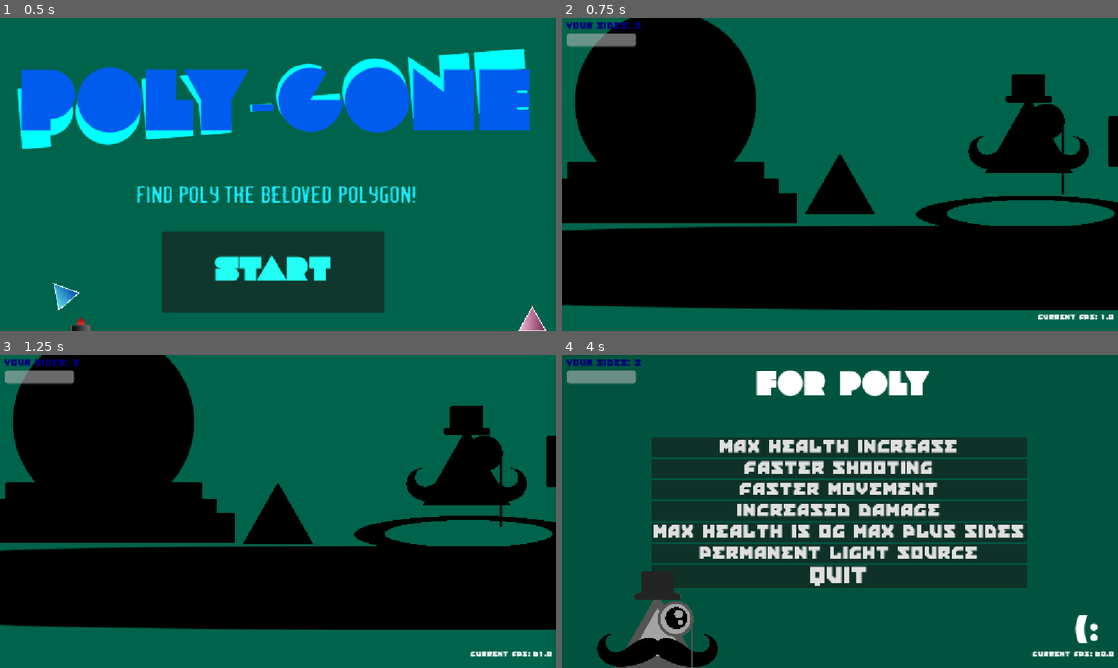
Above: before the commit, frames 1-4 (two rows, left to right).
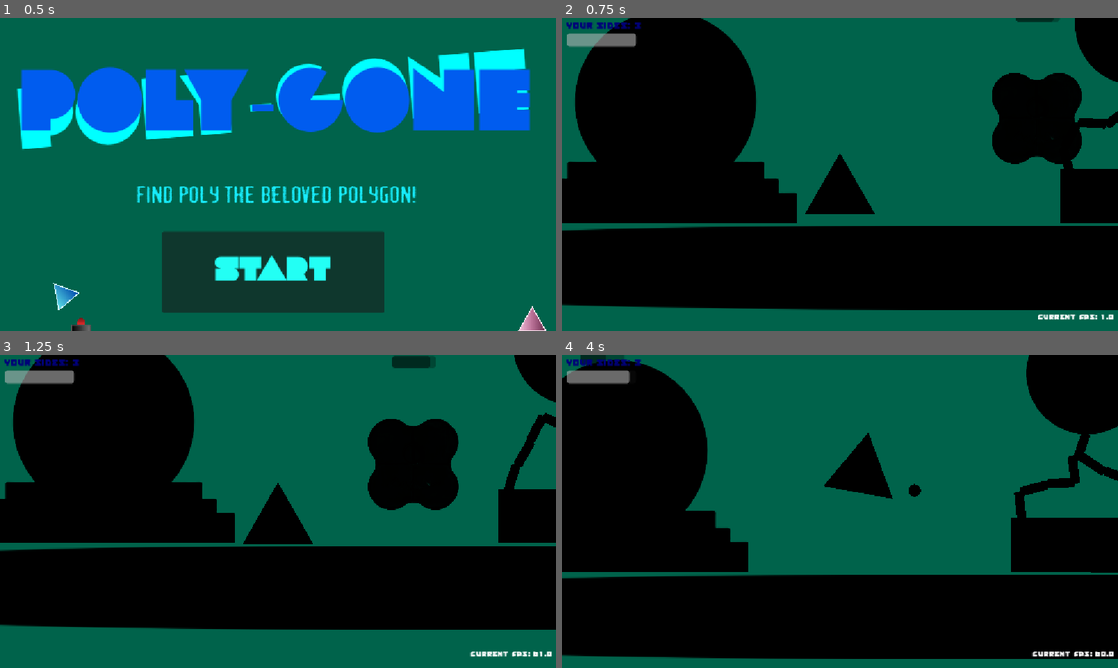
Above: after the commit, the same moments.

Repository: Eldragon126/Shapes
Game: Godot game, scene res://nodes/level_rooms/title_screen.tscn
The game is run twice, just before and just after one commit, with the same random seed, the same clock (stepped at 60 frames per second) and the same inputs. The engine's default icon, where the game draws it, is replaced by a stand-in: a white triangle on a blue panel in a dark square. Sound files missing from this copy of the repository are replaced by a short silence.
Inputs (mouse positions are in pixels of both pictures, inside the frame that each line leads up to):
- Up to frame 1 (0.5 s): no input
- Up to frame 2 (0.75 s): click "Start" at 0.5 s
- Up to frame 3 (1.25 s): no input
- Up to frame 4 (4 s): move the mouse to (962, 495) at 1.27 s; hold Space (jump) 1.28-2.03 s; hold Right (ui_right) 1.28-2.78 s; click (962, 495) at 1.35 s; tap E (interact_button) at 2 s; move the mouse to (728, 527) at 2.02 s; tap Space (jump) at 2.1, 2.27, 2.57, 3.77 s; click (728, 527) at 2.3 s; move the mouse to (840, 530) at 2.77 s; hold Left (ui_left) 2.78-3.53 s; hold Space (jump) 2.78-3.53 s; tap Shift (ability_activate) at 2.85 s; click (840, 530) at 2.92 s; move the mouse to (812, 574) at 3.52 s; hold Right (ui_right) from 3.53 s (still down); click (812, 574) at 3.6 s

Frame 1 is identical in both runs. In frame 2, 6.7% of the frame differs, in the area x 63-100%, y 0-67%; in frame 3, 9.7%; in frame 4, 75%, in the area x 0-100%, y 0-100%.

Commit message:
Various updates

Diff:
--- a/assets/Player/RopeMechanics/ray_cast_2d.gd
+++ b/assets/Player/RopeMechanics/ray_cast_2d.gd
@@ -1,5 +1,5 @@
 extends RayCast2D
-
+#COLLISION MASK TO RAYCAST IS 7, MEANING ANYTHIGN THAT YOU WANT IT TO ATTACH TO MUST HAVE A COLLISION MASK OF 7
 func _draw() -> void:
 	if not is_colliding(): return
 	draw_circle(to_local(get_collision_point()), 8 * float(not Input.is_mouse_button_pressed(MOUSE_BUTTON_LEFT)), Color(0.824, 0.824, 0.824, 1.0))
--- a/assets/Player/RopeMechanics/rope_visual.gd
+++ b/assets/Player/RopeMechanics/rope_visual.gd
@@ -19,7 +19,7 @@
 	cs.shape = circle
 	add_child(rb)
 	rb.add_child(cs)
-	rb.mass = .1
+	rb.mass = .5
 	rb.collision_layer = 0
 	rb.collision_mask = 0
 	rb.global_position = pos
--- a/nodes/debug_scene.tscn
+++ b/nodes/debug_scene.tscn
@@ -5,10 +5,10 @@
 [ext_resource type="Texture2D" uid="uid://js4tpq8uy8bp" path="res://icon.svg" id="2_137k3"]
 [ext_resource type="PackedScene" uid="uid://hfedesmkpl6q" path="res://nodes/player.tscn" id="3_137k3"]
 [ext_resource type="PackedScene" uid="uid://cut8uhqnbh0o4" path="res://nodes/physical_shop.tscn" id="4_wpvxr"]
-[ext_resource type="PackedScene" uid="uid://dtkld6sdexyiu" path="res://nodes/enemy_triangle.tscn" id="6_d13pl"]
 [ext_resource type="PackedScene" uid="uid://c6dyik6epnkt0" path="res://nodes/ballon_transition.tscn" id="7_iqdfs"]
 [ext_resource type="AudioStream" uid="uid://douojtt6kiabb" path="res://assets/Chill Background (Name Later).mp3" id="8_d13pl"]
 [ext_resource type="PackedScene" uid="uid://du1ic7ks3t51o" path="res://nodes/balloon_small.tscn" id="9_3jfbe"]
+[ext_resource type="PackedScene" uid="uid://b0ettsk5nqf7c" path="res://nodes/Enemies/enemy_5.tscn" id="9_bse77"]
 
 [sub_resource type="RectangleShape2D" id="RectangleShape2D_wkvbf"]
 size = Vector2(7464, 119)
@@ -84,10 +84,7 @@
 position = Vector2(1198, -121)
 
 [node name="PhysicalShop" parent="." instance=ExtResource("4_wpvxr")]
-position = Vector2(1589, -206)
-
-[node name="enemy_triangle" parent="." instance=ExtResource("6_d13pl")]
-position = Vector2(2340, -142)
+position = Vector2(4985, -362)
 
 [node name="ballon_transition" parent="." instance=ExtResource("7_iqdfs")]
 position = Vector2(51, -52)
@@ -99,7 +96,7 @@
 autoplay = true
 
 [node name="BalloonSmall" parent="." instance=ExtResource("9_3jfbe")]
-position = Vector2(2739, -181)
+position = Vector2(1811, -126)
 
 [node name="DirectionalLight2D" type="DirectionalLight2D" parent="."]
 position = Vector2(31, 723)
@@ -120,9 +117,12 @@
 texture = ExtResource("2_137k3")
 
 [node name="StaticBody2D" type="StaticBody2D" parent="."]
-collision_layer = 3
-collision_mask = 3
+collision_layer = 64
+collision_mask = 64
 
 [node name="CollisionShape2D" type="CollisionShape2D" parent="StaticBody2D"]
 position = Vector2(3426, -823)
 shape = SubResource("RectangleShape2D_3jfbe")
+
+[node name="Enemy5" parent="." instance=ExtResource("9_bse77")]
+position = Vector2(1615, -193)
--- a/nodes/enemy_triangle.tscn
+++ b/nodes/enemy_triangle.tscn
@@ -1,7 +1,7 @@
 [gd_scene load_steps=6 format=3 uid="uid://dtkld6sdexyiu"]
 
-[ext_resource type="Texture2D" uid="uid://js4tpq8uy8bp" path="res://icon.svg" id="1_8ehgg"]
 [ext_resource type="Script" uid="uid://b3l7ql71h3v5b" path="res://scripts/enemy_triangle.gd" id="1_xykmb"]
+[ext_resource type="Texture2D" uid="uid://duy6u3fqoj11l" path="res://assets/TriangleEnemy.png" id="2_c32mt"]
 [ext_resource type="Script" uid="uid://cv0kocsb7np4x" path="res://scripts/hurtbox.gd" id="3_15rya"]
 [ext_resource type="Script" uid="uid://dmc7bossv8q17" path="res://scripts/Health.gd" id="4_c32mt"]
 [ext_resource type="Script" uid="uid://bdy16u4km4bt6" path="res://scripts/hitbox.gd" id="5_c32mt"]
@@ -13,7 +13,8 @@
 script = ExtResource("1_xykmb")
 
 [node name="Sprite2D" type="Sprite2D" parent="."]
-texture = ExtResource("1_8ehgg")
+scale = Vector2(0.35, 0.35)
+texture = ExtResource("2_c32mt")
 
 [node name="CollisionShape2D" type="CollisionPolygon2D" parent="."]
 polygon = PackedVector2Array(-65, 63, 0, -64, 63, 63)
@@ -56,7 +57,7 @@
 metadata/_custom_type_script = "uid://bdy16u4km4bt6"
 
 [node name="CollisionShape2D" type="CollisionPolygon2D" parent="HitBox"]
-polygon = PackedVector2Array(-65, 63, 0, -64, 63, 63)
+polygon = PackedVector2Array(-77, 67, 0, -65, 76, 67)
 
 [connection signal="body_entered" from="collision_detection" to="." method="_on_collision_detection_body_entered"]
 [connection signal="health_depleted" from="Health" to="." method="_on_health_health_depleted"]
--- a/nodes/level_rooms/debug_scene.tscn
+++ b/nodes/level_rooms/debug_scene.tscn
@@ -82,7 +82,7 @@
 position = Vector2(1198, -121)
 
 [node name="PhysicalShop" parent="." instance=ExtResource("4_wpvxr")]
-position = Vector2(1589, -206)
+position = Vector2(9156, -299)
 
 [node name="enemy_triangle" parent="." instance=ExtResource("6_d13pl")]
 position = Vector2(2340, -142)
--- a/nodes/player.tscn
+++ b/nodes/player.tscn
@@ -66,10 +66,6 @@
 [sub_resource type="CircleShape2D" id="CircleShape2D_k5sjp"]
 radius = 8.5440035
 
-[sub_resource type="ParticleProcessMaterial" id="ParticleProcessMaterial_ea43s"]
-particle_flag_disable_z = true
-gravity = Vector3(0, 0, 0)
-
 [node name="player" type="CharacterBody2D" groups=["Player"]]
 z_index = 3
 collision_mask = 18
@@ -184,6 +180,7 @@
 
 [node name="RayCast2D" type="RayCast2D" parent="."]
 target_position = Vector2(574, 1)
+collision_mask = 64
 script = ExtResource("11_5m3aa")
 
 [node name="ReleaseTimer" type="Timer" parent="."]
@@ -207,11 +204,6 @@
 shape = SubResource("CircleShape2D_k5sjp")
 one_way_collision = true
 
-[node name="GPUParticles2D" type="GPUParticles2D" parent="."]
-visible = false
-amount = 50
-process_material = SubResource("ParticleProcessMaterial_ea43s")
-
 [node name="RopeVisual" type="Node" parent="." node_paths=PackedStringArray("player")]
 script = ExtResource("12_gggum")
 player = NodePath("..")
--- a/project.godot
+++ b/project.godot
@@ -123,6 +123,7 @@
 2d_physics/layer_1="Player"
 2d_physics/layer_2="Map Walls"
 2d_physics/layer_3="Projectiles"
+2d_physics/layer_7="WEBATTACHER"
 2d_physics/layer_8="interactibales"
 
 [rendering]
--- a/scripts/hurtbox.gd
+++ b/scripts/hurtbox.gd
@@ -4,10 +4,12 @@
 @export var sound: AudioStreamPlayer = null
 @export var immortality_time = 1
 signal recieved_damage(damage: int)
+var overlapping_hitboxes: Array[HitBox] = []
 
 @export var health: Health
 func _ready():
 	connect("area_entered", _on_area_entered)
+	connect("area_exited", _on_area_exited)
 
 func _on_area_entered(hitbox: HitBox) -> void:
 	if hitbox != null:
@@ -26,7 +28,8 @@
 		print("This thing doesn't have a hitbox or is currently immortal.")
 		print("The immortality for this object is, " + str(health.get_immortality()))
 
-
+func _on_area_exited(hitbox: HitBox) -> void:
+	overlapping_hitboxes.erase(hitbox)
 
 func _on_recieved_damage(damage: int) -> void:
 	if sound != null:
--- a/scripts/map.gd
+++ b/scripts/map.gd
@@ -7,7 +7,7 @@
 	pass
 
 func _process(delta: float) -> void:
-	if Input.is_action_just_pressed("attack") and PlayerManager.game_paused == false:
+	if Input.is_action_just_pressed("attack") and PlayerManager.game_paused == false and PlayerManager.sides_player != 5:
 		var lobber_projectile_inst = lobber_projectile.instantiate()
 		lobber_projectile_inst.player_ref = player_ref
 		add_child(lobber_projectile_inst)
--- a/scripts/player.gd
+++ b/scripts/player.gd
@@ -26,7 +26,7 @@
 var tracking: PackedVector2Array
 @onready var ray_cast_2d: RayCast2D = $RayCast2D
 @onready var release_timer: Timer = $ReleaseTimer
-@onready var rope_visual: RopeVisual
+@onready var rope_visual: RopeVisual = $RopeVisual
 @onready var coyote_timer: Timer = $CoyoteTimer
 @onready var jump_buffer: Timer = $JumpBuffer
 @export var max_speed_rope_player: float = 5000
@@ -34,8 +34,8 @@
 @export var accel_curve: Curve
 @export var friction: float = 4
 @export_group("Rope", "rope_")
-@export var rope_stiffnes: float = 500
-@export var rope_friction: float = 1
+@export var rope_stiffnes: float = 2000
+@export var rope_friction: float = 0
 const SPEED = 1
 const JUMP_VELOCITY = 1
 
@@ -49,9 +49,6 @@
 		if PlayerManager.playerjumponenter:
 			velocity.y = jump_speed
 		PlayerManager.room_activate = false
-	rope_visual = RopeVisual.new()
-	get_parent().add_child(rope_visual)
-	rope_visual.player = self
 
 
 # Called every frame. 'delta' is the elapsed time since the previous frame.
@@ -60,44 +57,38 @@
 	move_and_slide()
 	update_movement(delta)
 	if PlayerManager.sides_player == 5:
-				# reset coyote timer
 		if is_on_floor():
 			coyote_timer.start()
 		# rotate raycast to mouse
 		ray_cast_2d.rotation = get_local_mouse_position().angle()
 		# Add the gravity.
-		if velocity.y < 0 or is_hanging:
-			velocity += get_gravity() * delta
-		else:
-			velocity += get_gravity() * delta * 2
-
-		# start jump buffer
-		if Input.is_action_just_pressed("up"):
-			jump_buffer.start()
-		# Handle jump
-		if (not jump_buffer.is_stopped()) and (not coyote_timer.is_stopped() or not release_timer.is_stopped()):
-			velocity.y = JUMP_VELOCITY
-			jump_buffer.stop()
-			coyote_timer.stop()
-		if Input.is_action_just_released("up") and velocity.y < 0:
-			velocity.y = 0
+		#if velocity.y < 0 or is_hanging:
+			#velocity += get_gravity() * delta
+		#else:
+			#velocity += get_gravity() * delta * 2
+
+		#if (not jump_buffer.is_stopped()) and (not coyote_timer.is_stopped() or not release_timer.is_stopped()):
+			#velocity.y = JUMP_VELOCITY
+			#jump_buffer.stop()
+			#coyote_timer.stop()
+#		if Input.is_action_just_released("up") and velocity.y < 0:
+#			velocity.y = 0
 		# Get the input direction and handle the movement/deceleration.
 		# As good practice, you should replace UI actions with custom gameplay actions.
-		var direction := Input.get_axis("left", "right")
-		var norm_speed = abs(velocity.x) / max_speed_rope_player
+		var direction := Input.get_axis("ui_left", "ui_right")
+		var norm_speed = abs(velocity.x) / max_speed
 		if is_on_floor():
 			# Accel when on floor
 			velocity.x += accel * max_speed * direction * delta * accel_curve.sample(norm_speed)
 			velocity.x -= friction * max_speed * delta * norm_speed * sign(velocity.x)
 		else:
+			pass
 			# Accel less when on air
 			velocity.x += accel * max_speed * direction * delta * accel_curve.sample(norm_speed) * .5
 		update_hanging(delta)
 		update_tracking()
 		queue_redraw()
 		move_and_slide()
-		if is_hanging:
-			rope_visual.queue_redraw()
 
 func update_hanging(delta):
 	if not is_hanging: return
@@ -222,7 +213,8 @@
 	if event is InputEventMouseButton and PlayerManager.sides_player == 5:
 		# Debug jump to position
 		if event.button_index == 2 and event.pressed:
-			global_position = get_global_mouse_position()
+			#global_position = get_global_mouse_position()
+			pass
 		if event.button_index == 1:
 			# Release
 			if is_hanging and not event.pressed:
@@ -233,7 +225,7 @@
 			is_hanging = event.pressed and can_hang
 			# Hang
 			if is_hanging:
-				extra_jump = true
+				#extra_jump = true
 				hang_point = ray_cast_2d.get_collision_point()
 				hang_lenght = ray_cast_2d.global_position.distance_to(hang_point)
 				hang_lenght = max(60, hang_lenght)
@@ -242,18 +234,21 @@
 
 func _draw() -> void:
 	# draw tracking
-	if tracking:
-		draw_polyline(global_transform.affine_inverse() * tracking, Color(0.352, 0.807, 0.867, 1.0), 2)
+	#if tracking:
+		#draw_polyline(global_transform.affine_inverse() * tracking, Color(0.352, 0.807, 0.867, 1.0), 2)
 	# drawing hanging point
-	if is_hanging:
-		draw_circle(to_local(hang_point), 8, Color(1.0, 0.0, 0.0, 1.0))
-	# drawing rope
-	var line: Array[Vector2]
-	if rope_visual.segments: for seg in rope_visual.segments:
-		line.append(to_local(seg.global_position))
-	line.append(to_local(hang_point))
-	if line:
-		draw_polyline(line, Color(0.496, 0.496, 0.496, 1.0), 3)
+	if PlayerManager.sides_player == 5:
+		if is_hanging:
+			draw_circle(to_local(hang_point), 8, Color(1.0, 0.0, 0.0, 1.0))
+		# drawing rope
+		var line: PackedVector2Array
+		if rope_visual.segments: for seg in rope_visual.segments:
+			line.append(to_local(seg.global_position))
+		line.append(to_local(hang_point))
+		if is_hanging:
+			line.append(to_local(hang_point))
+		if line.size() >= 2:
+			draw_polyline(line, Color(0.496, 0.496, 0.496, 1.0), 3)
 
 func handle_input(delta: float) -> void:
 	var direction = Input.get_axis("ui_left", "ui_right")
Not shown: 1 places in nodes/level_rooms/debug_scene.tscn that only renumber resources
Not shown: 1 places in nodes/player.tscn that only renumber resources
